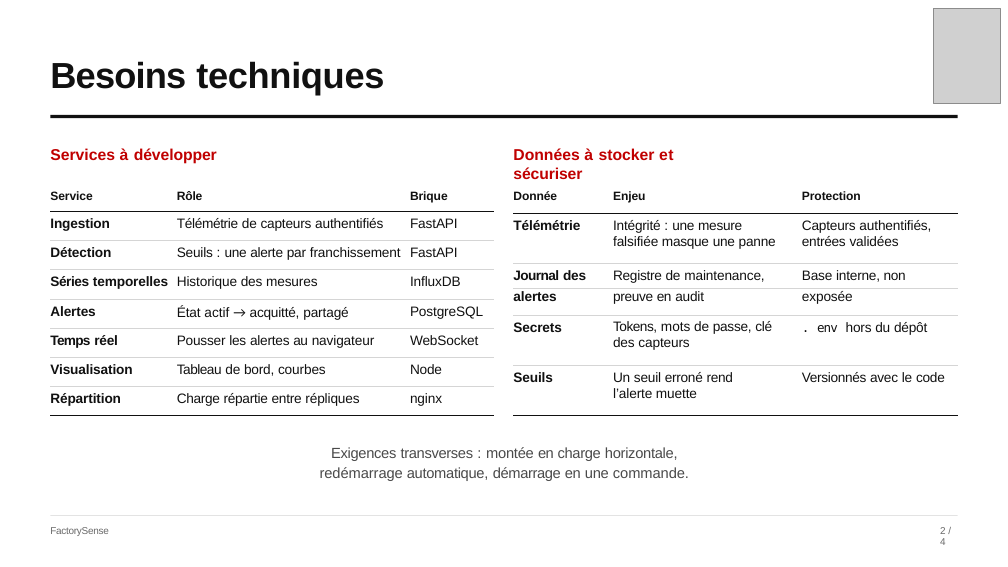
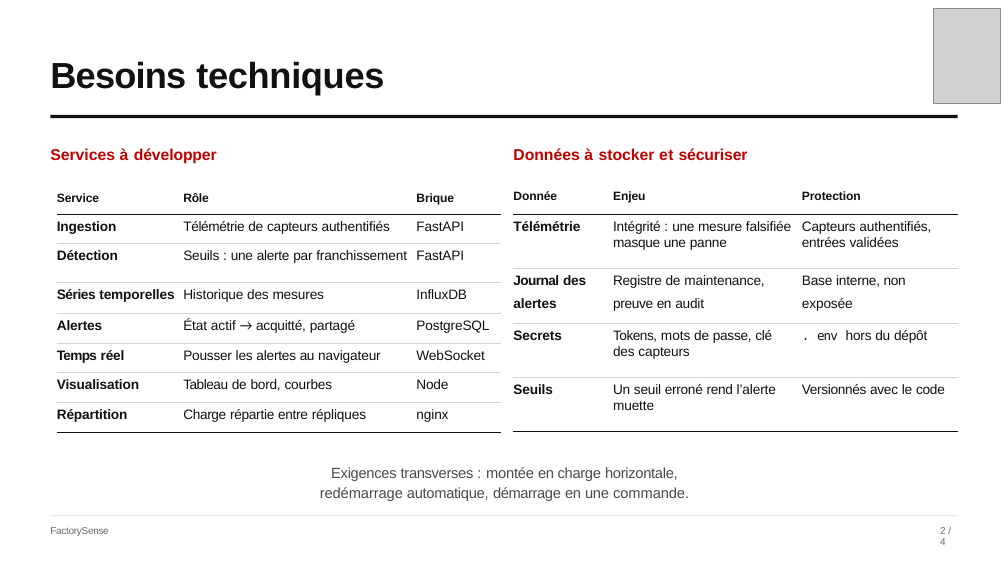
Before and after one commit to tVelard/FactorySense, a slide deck: slide 3 of presentation/slides.pptx. Drawn at 1008x567 pixels with LibreOffice and Linux fonts; fonts in the diff are those of the drawing; grey boxes stand for pictures. Boxes give left, top, right and bottom in pixels: in the first picture for what was removed or moved away, otherwise in the second. Text is boxed around its words. In the diff, an @@ line names an element or a change of style, - is before the commit and + after.

```diff
--- a/presentation/slides.pptx
+++ b/presentation/slides.pptx
@@ text "Données à stocker et sécuriser" rewrapped from bbox=[513, 148, 674, 179] to bbox=[513, 148, 748, 160] @@
@@ table at bbox=[57, 194, 501, 433] @@
@@ letter spacing -0.2 to -0.3 pt in "de", "alerte", "de", "répartie entre" @@
@@ indent changed @@
@@ borders changed @@
@@ table: place and size @@
-table at bbox=[51, 191, 495, 416]
+table at bbox=[57, 194, 501, 433]
@@ table at bbox=[513, 191, 957, 432] @@
@@ letter spacing -0.2 to -0.3 pt in "mesure masque", "entrées", "des", "Registre de" and 4 more places @@
@@ letter spacing -0.6 to -0.5 pt in "Journal" @@
@@ line spacing 1.06 to 1.05 @@
@@ borders changed @@
@@ text "Exigences transverses : montée en ...": place and size @@
-text "Exigences transverses : montée en ..." at bbox=[320, 447, 689, 481]
+text "Exigences transverses : montée en ..." at bbox=[320, 467, 689, 501]
@@ text "Exigences transverses : montée en ..." at bbox=[320, 467, 689, 501]: letter spacing -0.2 to -0.3 pt in "montée"; line spacing 1.12 to 1.11 @@
```
Also in this commit, not shown: 4 other slides changed.
